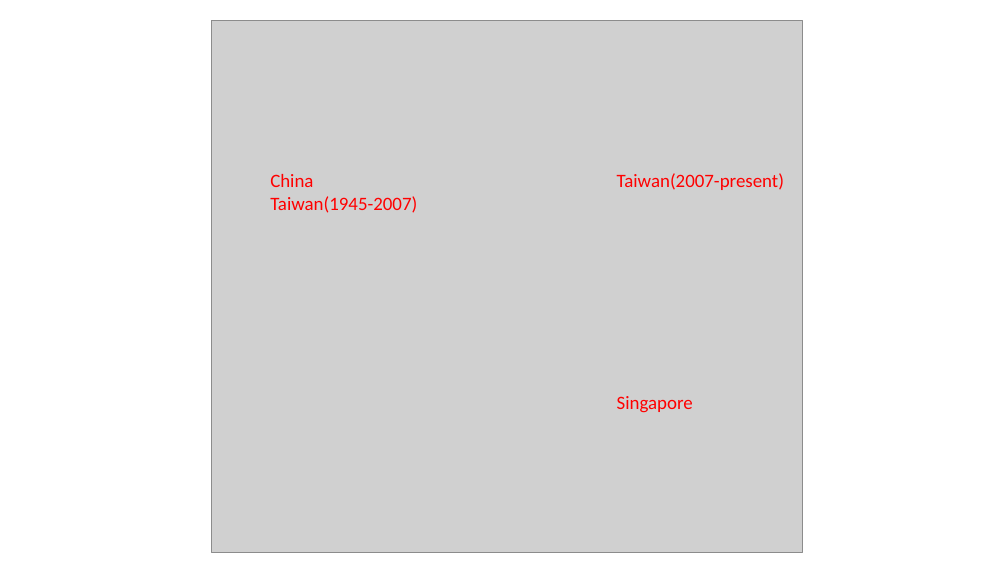
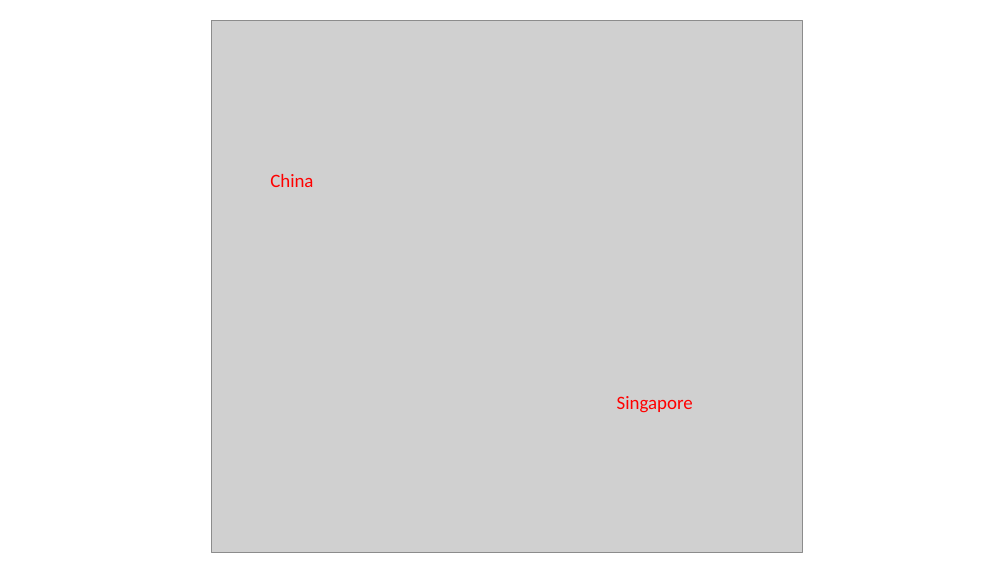
Before and after one commit to sammo3182/slides_gh, a slide deck: slide 3 of slides/teachingDemo/image/LPtypo.pptx. Drawn at 1008x567 pixels with LibreOffice and Linux fonts; fonts in the diff are those of the drawing; grey boxes stand for pictures. Boxes give left, top, right and bottom in pixels: in the first picture for what was removed or moved away, otherwise in the second. Text is boxed around its words. In the diff, an @@ line names an element or a change of style, - is before the commit and + after.

Commit message:
without Taiwan version

```diff
--- a/slides/teachingDemo/image/LPtypo.pptx
+++ b/slides/teachingDemo/image/LPtypo.pptx
@@ text removed at (x1=617, y1=173, x2=784, y2=190) @@
-Taiwan(2007-present)
@@ text at (x1=270, y1=196, x2=417, y2=213): paragraph removed @@
-Taiwan(1945-2007)
```
Also in this commit, not shown: 1 other slide changed, 4 other files.
